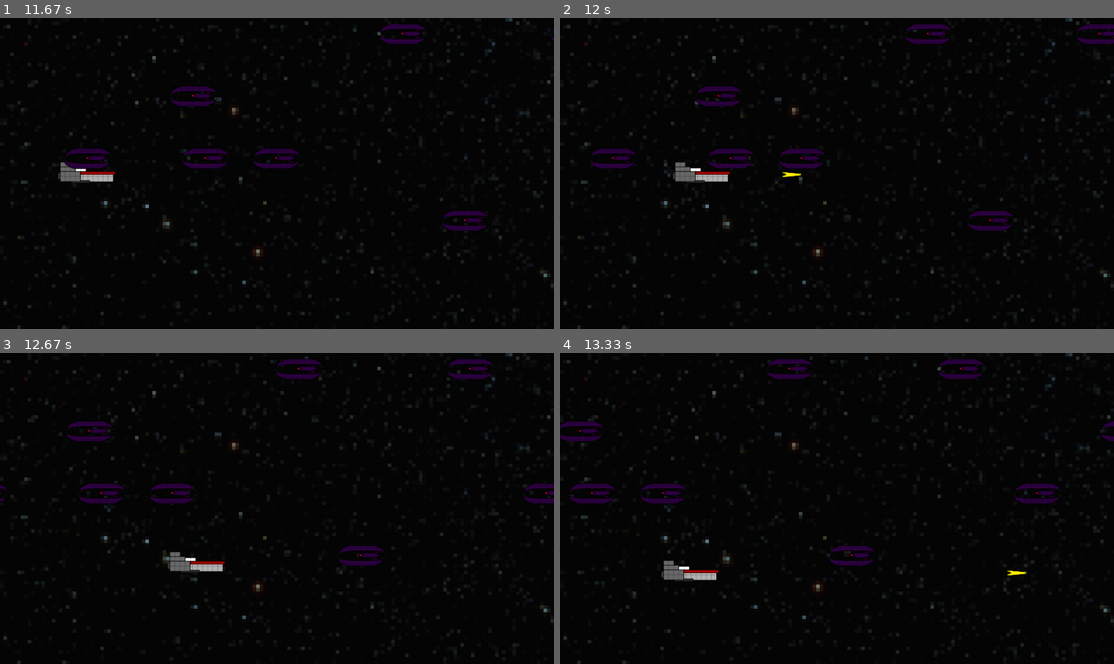
Above: before the commit, frames 1-4 (two rows, left to right).
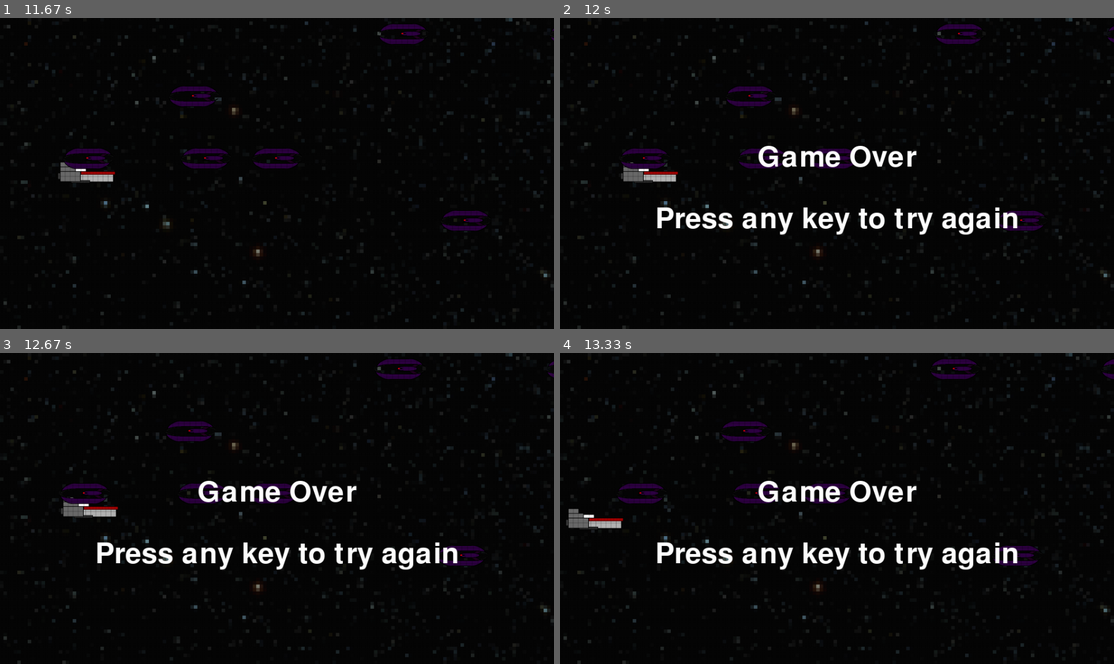
Above: after the commit, the same moments.

Repository: Demi-hero/UoN_Game_Project
Game: pygame game, started from Main.py
The game is run twice, just before and just after one commit, with the same random seed, the same clock (stepped at 60 frames per second) and the same inputs.
Inputs (mouse positions are in pixels of both pictures, inside the frame that each line leads up to):
- Up to frame 1 (11.67 s): tap Space at 0.33, 0.73, 1.03, 1.3, 1.63, 1.93, 2.07, 2.47, 2.77, 3.13, 3.53, 3.83, 4.03, 4.33, 4.53, 4.87, 5.17, 5.37, 5.67, 5.93, 6.27, 6.57, 6.7, 7.1, 7.4, 7.77, 8.17, 8.47, 8.67, 8.97, 9.17, 9.5, 9.8, 10, 10.3, 10.57, 10.9, 11.2, 11.33 s; hold Left 0.67-1.2 s; move the mouse to (349, 89) at 0.7 s; hold Down 1.23-1.53 s; move the mouse to (182, 248) at 1.27 s; hold Left 1.57-1.97 s; move the mouse to (299, 210) at 1.6 s; hold Up 2-2.37 s; move the mouse to (132, 269) at 2.03 s; hold Right 2.4-3.03 s; move the mouse to (99, 217) at 2.43 s; hold Down 3.07-3.43 s; move the mouse to (421, 58) at 3.1 s; hold Left 3.47-3.93 s; move the mouse to (282, 77) at 3.5 s; hold Right 3.97-4.43 s; move the mouse to (110, 154) at 4 s; hold Up 4.47-4.77 s; move the mouse to (326, 92) at 4.5 s; hold Right 4.8-5.27 s; move the mouse to (138, 248) at 4.83 s; hold Left 5.3-5.83 s; move the mouse to (315, 167) at 5.33 s; hold Down 5.87-6.17 s; move the mouse to (371, 282) at 5.9 s; hold Left 6.2-6.6 s; move the mouse to (216, 139) at 6.23 s; hold Up 6.63-7 s; move the mouse to (116, 111) at 6.67 s; hold Right 7.03-7.67 s; move the mouse to (404, 173) at 7.07 s; hold Down 7.7-8.07 s; move the mouse to (249, 176) at 7.73 s; hold Left 8.1-8.57 s; move the mouse to (227, 238) at 8.13 s; hold Right 8.6-9.07 s; move the mouse to (138, 220) at 8.63 s; hold Up 9.1-9.4 s; move the mouse to (210, 204) at 9.13 s; hold Right 9.43-9.9 s; move the mouse to (155, 120) at 9.47 s; hold Left 9.93-10.47 s; move the mouse to (265, 282) at 9.97 s; hold Down 10.5-10.8 s; move the mouse to (221, 98) at 10.53 s; hold Left 10.83-11.23 s; move the mouse to (66, 117) at 10.87 s; hold Up 11.27-11.63 s; move the mouse to (166, 55) at 11.3 s
- Up to frame 2 (12 s): hold Right from 11.67 s (still down); move the mouse to (1041, 291) at 11.7 s; tap Space at 11.73 s
- Up to frame 3 (12.67 s): tap Space at 12.03, 12.4 s; release Right at 12.3 s; hold Down from 12.33 s (still down); move the mouse to (199, 576) at 12.37 s
- Up to frame 4 (13.33 s): release Down at 12.7 s; hold Left 12.73-13.2 s; move the mouse to (720, 514) at 12.77 s; tap Space at 12.8, 13.1, 13.3 s; hold Right from 13.23 s (still down); move the mouse to (737, 614) at 13.27 s

Frame 1 is identical in both runs. In frame 2, 6.2% of the frame differs, in the area x 5-100%, y 1-70%; in frame 3, 6.2%; in frame 4, 6.3%, in the area x 0-100%, y 1-74%.

Commit message:
GAME OVER
The game now runs again.
There are hit boxes.
They are attached to bullets and aliens... not to the player though
Points now increase when you kill an alien
Points now reduce when an alien gets past
This is now mostly combined so going to close the branch

Diff:
--- a/Main.py
+++ b/Main.py
@@ -27,14 +27,14 @@
         self._display_surf = None
         self._image_surf = None
         self._backgroud_image = None
-        self.size =self.width, self.height = Sprites.WIDTH, Sprites.HEIGHT
+        self.size = self.width, self.height = Sprites.WIDTH, Sprites.HEIGHT
         self.black = (0,0,0)
         self.white = (255,255,255)
         self.xpos_change = 0
         self.ypos_change = 0
         self.move = False
         self.score = 0
-        # self.clip = [aa, ab, ac, ad, ae]
+        self.lives = 3
 
     # do on initialisation
     def on_init(self):
@@ -51,10 +51,10 @@
         # loads the images in to the related image_surf variable
         self._backgroud_image = Sprites.background.background
         self._image_surf = Sprites.player1.ship
+        self._player_hitbox = Sprites.player1.hitbox
         self.player_xpos = Sprites.BORDER
         self.player_ypos = Sprites.HEIGHT//2
         return True
-
 
     # what to do after this event loop
     def on_loop(self):
@@ -67,6 +67,10 @@
             self.player_ypos -= (2*self.ypos_change)
         else:
             self.player_ypos += self.ypos_change
+        # update hitbox with final pos
+        Sprites.player1.hitbox = pyg.Rect(self.player_xpos, self.player_ypos,
+                                          Sprites.player1.ln, Sprites.player1.ht)
+
         # bullet changes
         for bullet in Sprites.clip:
             if bullet.alive:
@@ -81,13 +85,16 @@
         # swarm updates
         for alien in Sprites.swarm:
             spawn_rate = 1
-            if randint(1,100) <= spawn_rate:
+            if randint(1, 100) <= spawn_rate:
                 alien.spawn()
             for bullet in Sprites.clip:
                 if alien.hitbox.colliderect(bullet.hitbox):
                     alien.alive = False
                     bullet.alive = False
                     self.score += 100
+            if alien.hitbox.colliderect(self._player_hitbox):
+                self.lives -= 1
+                self.on_crash()
             if alien.alive:
                 alien.x += alien.vx
                 alien.hitbox = pyg.Rect(alien.x, alien.y, alien.ln, alien.ht)
@@ -98,13 +105,15 @@
                 alien.y = 0
                 alien.hitbox = pyg.Rect(alien.x, alien.y, alien.ln, alien.ht)
 
+
+
     # what to do when images render
     def on_render(self):
 
         self._display_surf.fill(self.white)
         self._display_surf.blit(self._backgroud_image, (0, 0))
         self._display_surf.blit(self._image_surf, (self.player_xpos,
-                                                  self.player_ypos))
+                                                   self.player_ypos))
         for bullet in Sprites.clip:
             if bullet.alive:
                 self._display_surf.blit(bullet.bull, (bullet.x, bullet.y))
@@ -120,6 +129,7 @@
 
     # what to do when exicuting the file.
     def on_execute(self):
+        self.lives = 3
         if not self.on_init():
             self._running = False
 
--- a/Sprites.py
+++ b/Sprites.py
@@ -7,10 +7,11 @@
 BORDER = 10
 
 
-class background:
+class Background:
     background = pyg.image.load(os.path.join("images", "background.png"))
 
-class player:
+
+class Player:
     # image is 100 by 37 px
     ship = pyg.image.load(os.path.join("images", "vipership.png"))
     ht = 37
@@ -35,13 +36,13 @@
     # event handler
 
 
-class bullet:
+class Bullet:
     # image is 33 by 8 px
     bull = pyg.image.load(os.path.join("images", "bullet.png"))
     ht = 8
     ln = 33
     vx = 15
-    gunposadj = [player.ln*0.4, player.ht*0.5]
+    gunposadj = [Player.ln*0.4, Player.ht*0.5]
 
     def __init__(self):
         self.x = 0
@@ -56,7 +57,7 @@
 
     # needs to be in the event handler some how
 
-class alien:
+class Alien:
     # image is 88 by 36 px
     ship = pyg.image.load(os.path.join("images", "alien.png"))
     ht = 36
@@ -76,21 +77,21 @@
         self.alive = True
 
 
-background = background()
-player1 = player(BORDER, HEIGHT//2)
-aa = bullet()
-ab = bullet()
-ac = bullet()
-ad = bullet()
-ae = bullet()
+background = Background()
+player1 = Player(BORDER, HEIGHT//2)
+aa = Bullet()
+ab = Bullet()
+ac = Bullet()
+ad = Bullet()
+ae = Bullet()
 clip = [aa, ab, ac, ad, ae]
-ba = alien()
-bb = alien()
-bc = alien()
-bd = alien()
-be = alien()
-bf = alien()
-bg = alien()
-bh = alien()
-bi = alien()
+ba = Alien()
+bb = Alien()
+bc = Alien()
+bd = Alien()
+be = Alien()
+bf = Alien()
+bg = Alien()
+bh = Alien()
+bi = Alien()
 swarm = [ba, bb, bc, bd, be, bf, bg, bh, bi]
--- a/event_handler.py
+++ b/event_handler.py
@@ -39,16 +39,6 @@
         elif event.key == pyg.K_UP or event.key == pyg.K_DOWN:
             self.ypos_change = 0
 
-    def text_objects(self, text, font):
-        textsurface = font.render(text, True, self.black)
-        return textsurface, textsurface.get_rect()
-
-    def message_display(self, text, yloc = .45, xloc = .5):
-        largetext = pyg.font.Font('freesansbold.ttf', 50)
-        textsurf, textrect = self.text_objects(text, largetext)
-        textrect.center = (self.width*xloc), (self.height*yloc)
-        self._display_surf.blit(textsurf, textrect)
-
     def on_mouse_focus(self):
         pass
     def on_mouse_blur(self):
@@ -79,18 +69,29 @@
         pass
 
     def on_crash(self):
-        self.message_display("Game Over")
-        self.message_display("Press any key to try again", .65)
-        pyg.display.update()
-        time.sleep(1)
-        while True:
-            for event in pyg.event.get():
-                if event.type == pyg.KEYDOWN:
-                    self.xpos_change = 0
-                    self.ypos_change = 0
-                    self.on_execute()
-                    break
+        if self.lives == 0:
+            self.message_display("Game Over")
+            self.message_display("Press any key to try again", .65)
+            pyg.display.update()
+            time.sleep(1)
+            while True:
+                for event in pyg.event.get():
+                    if event.type == pyg.KEYDOWN:
+                        self.xpos_change = 0
+                        self.ypos_change = 0
+                        self.on_execute()
+                        break
+        else:
+            pass
+    def text_objects(self, text, font):
+        textsurface = font.render(text, True, self.white)
+        return textsurface, textsurface.get_rect()
 
+    def message_display(self, text, yloc=.45, xloc=.5):
+        largetext = pyg.font.Font('freesansbold.ttf', 50)
+        textsurf, textrect = self.text_objects(text, largetext)
+        textrect.center = (self.width * xloc), (self.height * yloc)
+        self._display_surf.blit(textsurf, textrect)
 
     def on_exit(self):
         self._running = False
